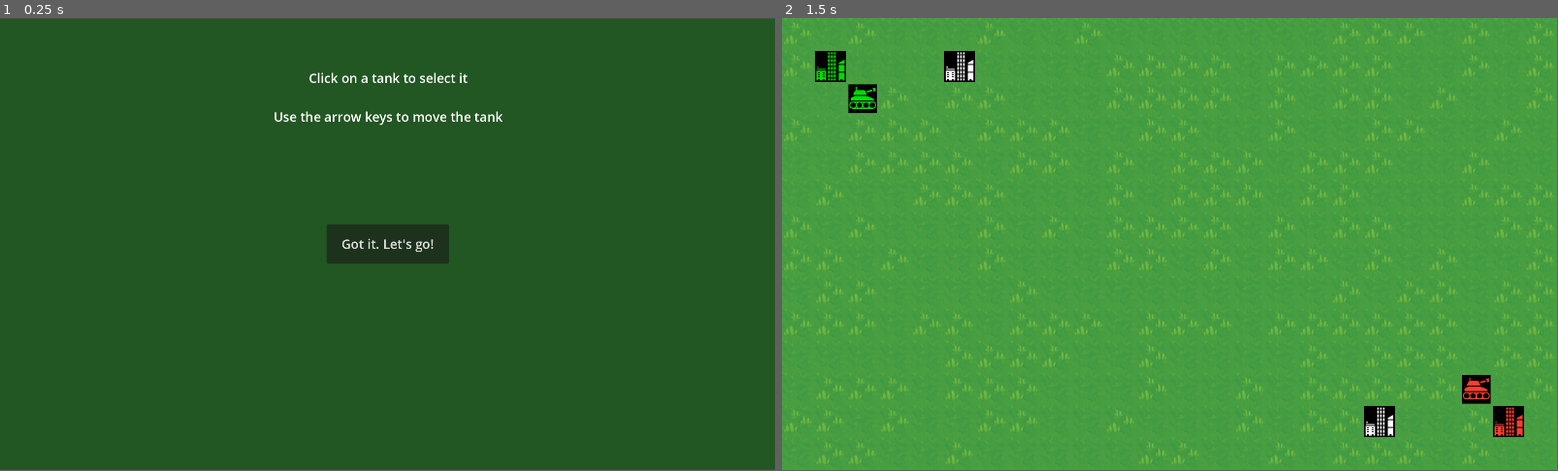
Above: before the commit, frames 1-2 (left to right).
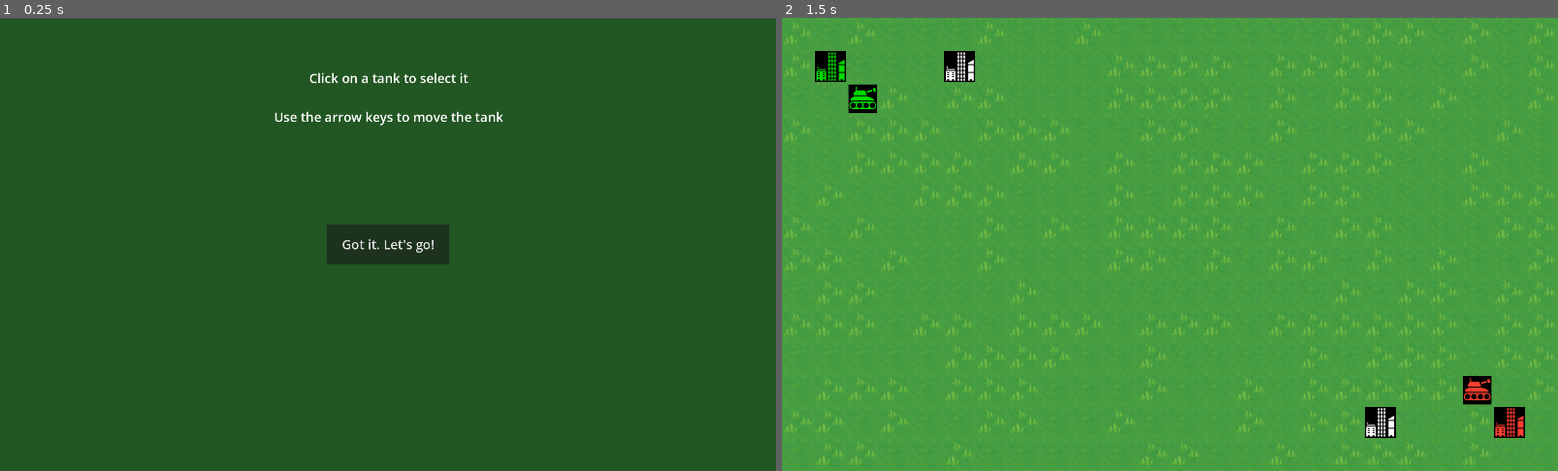
Above: after the commit, the same moments.

Repository: greenmoss/tankies
Game: Godot game, scene res://main.tscn
Two runs of this game, one before a commit and one after it. Both use one fixed random seed, a clock stepped at 60 frames per second and the inputs below.
Inputs (mouse positions are in pixels of both pictures, inside the frame that each line leads up to):
- Up to frame 1 (0.25 s): no input
- Up to frame 2 (1.5 s): click "Got it. Let's go!" at 0.5 s; tap Enter at 1.25 s; move the mouse to (1472, 389) at 1.27 s; press the mouse at (1472, 389) at 1.28 s; hold Right (right) from 1.28 s (still down)
In our replay, the window is 799x466 before the commit and 800x467 after it. These sizes can differ from the game's own. Grey fills any space a smaller window leaves; there, only what the larger window draws over its background counts as a difference.

The runs differ from the first frame. In frame 1, 0.5% of the frame differs, in the area x 35-65%, y 11-55%; in frame 2, 1.7%, in the area x 1-100%, y 1-99%.

Commit message:
Attempt to fix viewport

Diff:
--- a/project.godot
+++ b/project.godot
@@ -23,7 +23,7 @@
 
 window/size/viewport_width=1920
 window/size/viewport_height=1120
-window/size/resizable=false
+window/stretch/mode="viewport"
 
 [input]
 
--- a/ui/introduction.tscn
+++ b/ui/introduction.tscn
@@ -3,6 +3,7 @@
 [ext_resource type="Script" path="res://ui/introduction.gd" id="1_35xql"]
 
 [sub_resource type="SystemFont" id="SystemFont_bfihn"]
+subpixel_positioning = 0
 
 [sub_resource type="LabelSettings" id="LabelSettings_5yce5"]
 font = SubResource("SystemFont_bfihn")
